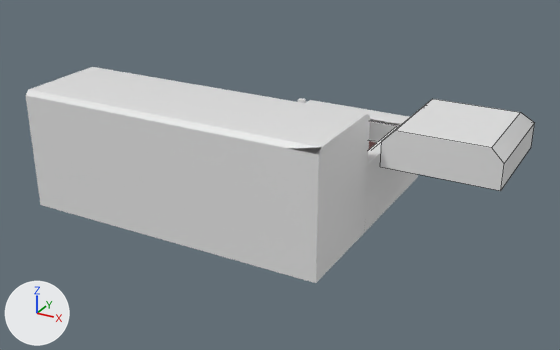
Renders of the Blender file FachadaConsultorio.blend from each side of a commit.
Rendered twice from a 50 mm lens placed at (88.0, -193.5, 99.9), pointed at (-11.3, -12.9, 9.6). The axes (+X, +Y, +Z) are drawn at lower left. The lights are the same throughout. Mesh edges are drawn as thin lines on the coarser meshes.

The first picture shows 'Cubo.002', 'hospital.3.0_Cuerpo 03', 'hospital.3.0_Cuerpo 03.001', 'hospital.3.0_Cuerpo 03.006'.
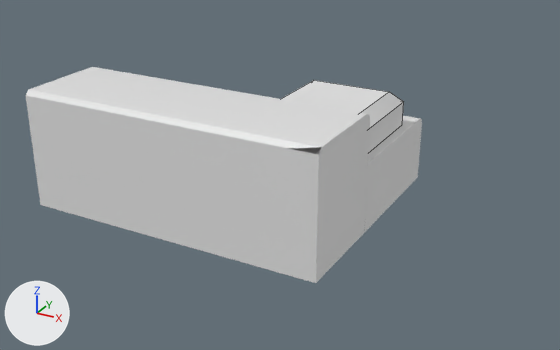
Changed parts and their boxes (x1, y1, x2, y2) in the pictures (560 x 350 px):
'hospital.3.0_Cuerpo 03.006', mesh moved
    before: (380, 99, 534, 191)
    after: (282, 80, 404, 153)

The edits, one by one:
me_hospital_3_0_cuerpo_03_006 has 12 vertices, 9 faces and spans x -11.2..12.8, y 47.6..70.4, z 5.1..12.7.
me_hospital_3_0_cuerpo_03_006 is used by ob_hospital_3_0_cuerpo_03_006; location (-44.3, -0.1, 13.7); rotation (0.0, 0.0, -1.571), in degrees (0, 0, -90); scale (1.37, 1.37, 1.37).
me_hospital_3_0_cuerpo_03_006 part 1: the whole mesh is moved by (0.0, -27.4, 0.0).
